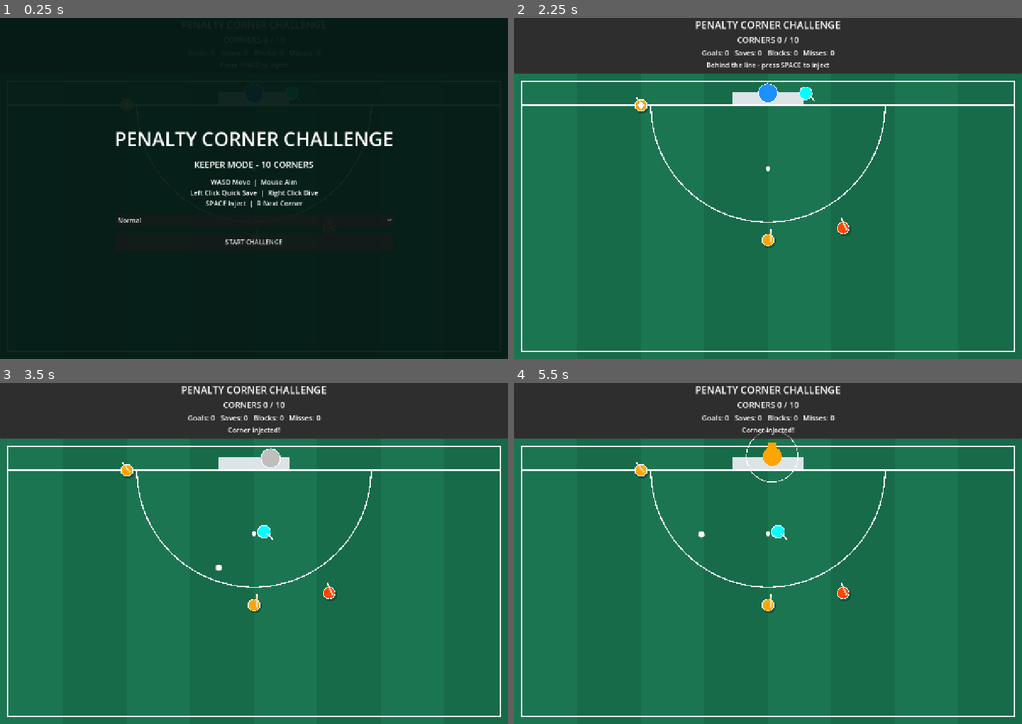
Above: before the commit, frames 1-4 (two rows, left to right).
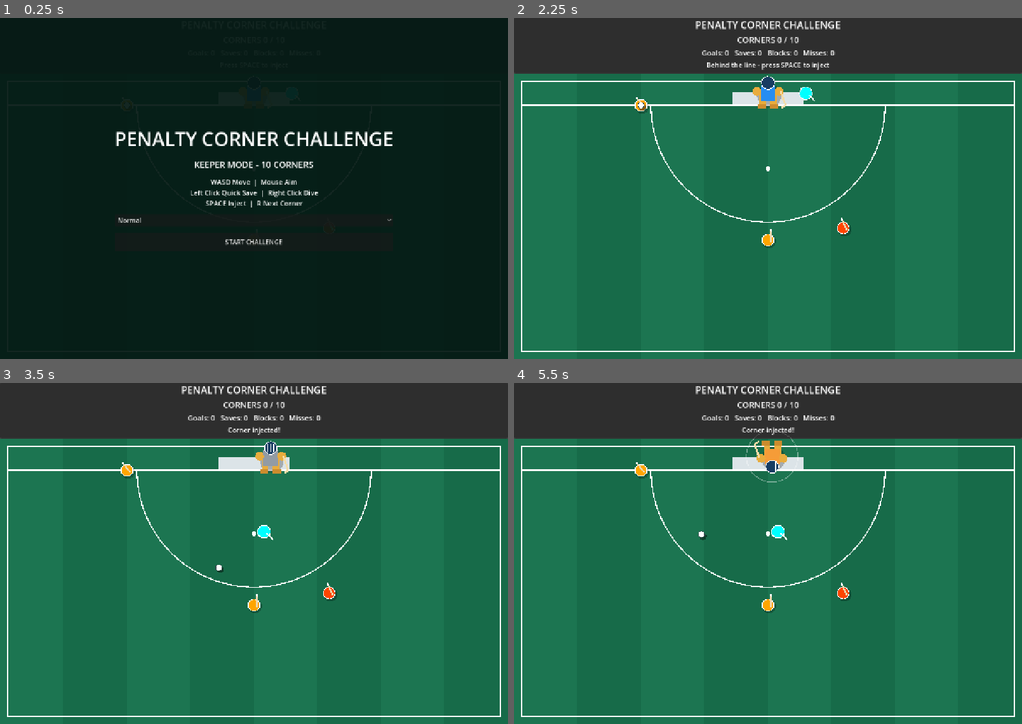
Above: after the commit, the same moments.

Repository: affarf/penalty-corner-challenge
Game: Godot game, scene res://main.tscn
The game is run twice, just before and just after one commit, with the same random seed, the same clock (stepped at 60 frames per second) and the same inputs.
Inputs (mouse positions are in pixels of both pictures, inside the frame that each line leads up to):
- Up to frame 1 (0.25 s): no input
- Up to frame 2 (2.25 s): click "Normal" at 0.5 s; click "Normal" at 1.25 s; click "START CHALLENGE" at 2 s
- Up to frame 3 (3.5 s): tap Space at 2.75, 3.02 s; move the mouse to (365, 536) at 2.77 s; hold D (move_right) from 2.78 s (still down); hold Right mouse button (dive) from 2.78 s (still down)
- Up to frame 4 (5.5 s): move the mouse to (666, 570) at 3.52 s; release D (move_right) at 3.53 s; release Right mouse button (dive) at 3.53 s; hold S (move_down) 3.53-4.28 s; right-click (666, 570) at 3.6 s; tap Space at 3.77, 5, 5.27 s; move the mouse to (818, 478) at 4.27 s; hold D (move_right) 4.28-5.03 s; hold Right mouse button (dive) 4.28-5.03 s; tap R at 4.35 s; move the mouse to (742, 621) at 5.02 s; hold W (move_up) from 5.03 s (still down); tap 1 at 5.1 s; right-click (742, 621) at 5.3 s

The runs differ from the first frame. In frame 2, 0.3% of the frame differs, in the area x 24-54%, y 16-28%; in frame 3, 0.4%; in frame 4, 0.5%, in the area x 36-56%, y 13-47%.

Commit message:
Add goalkeeper equipment visuals and aerial ball indicators

Diff:
--- a/ball.gd
+++ b/ball.gd
@@ -418,21 +418,28 @@
 
 
 
+
 func _draw() -> void:
-	# Ground shadow marks actual pitch location.
-	if ball_height > 1.0:
-		draw_circle(
-			Vector2.ZERO,
-			BALL_RADIUS,
-			Color(0.0, 0.0, 0.0, 0.35)
-		)
-
-	# Elevated ball appears above its shadow.
+	var height_ratio: float = clampf(
+		ball_height / 145.0,
+		0.0,
+		1.0
+	)
+
+	# Shadow remains at the true ground position.
+	draw_circle(
+		Vector2(4, 5),
+		9.0 + height_ratio * 3.0,
+		Color(0, 0, 0, 0.45)
+	)
+
+	# Aerial ball is visually displaced
 	var visual_offset := Vector2(
 		0.0,
-		-ball_height * 0.35
-	)
-
+		-ball_height * 0.55
+	)
+
+	# Ball body
 	draw_circle(
 		visual_offset,
 		BALL_RADIUS,
@@ -445,9 +452,31 @@
 		0.0,
 		TAU,
 		24,
-		Color.DARK_GRAY,
+		Color("#384C51"),
 		1.5
 	)
+
+	# Height meter appears for elevated shots.
+	if ball_height > 2.0:
+		var meter_position := Vector2(19, -24)
+
+		draw_rect(
+			Rect2(meter_position, Vector2(5, 32)),
+			Color(0, 0, 0, 0.5)
+		)
+
+		var filled: float = height_ratio * 32.0
+
+		draw_rect(
+			Rect2(
+				meter_position.x,
+				meter_position.y + 32.0 - filled,
+				5.0,
+				filled
+			),
+			Color("#FFD166")
+		)
+
 
 
 func set_difficulty(level: Difficulty) -> void:
--- a/goalkeeper.gd
+++ b/goalkeeper.gd
@@ -263,44 +263,132 @@
 	print("Ball injected! Goalkeeper released.")
 
 
+
 func _draw() -> void:
-	var body_color := Color.DODGER_BLUE
+	var suit_color := Color("#268DF2")
 
 	match state:
 		State.QUICK_SAVE:
-			body_color = Color.YELLOW
+			suit_color = Color("#F0D151")
 		State.DIVING:
-			body_color = Color.ORANGE
+			suit_color = Color("#F59C38")
 		State.RECOVERING:
-			body_color = Color.GRAY
-
-	draw_circle(Vector2.ZERO, 24.0, body_color)
-
+			suit_color = Color("#929BA4")
+
+	# Dark shadow beneath the keeper
+	draw_circle(
+		Vector2(3, 6),
+		30.0,
+		Color(0, 0, 0, 0.25)
+	)
+
+	# Rotate the drawn body during a dive.
+	# This does not rotate the physics body.
+	var visual_angle: float = 0.0
+
+	if state == State.DIVING:
+		visual_angle = Vector2.DOWN.angle_to(
+			dive_direction
+		)
+
+	draw_set_transform(
+		Vector2.ZERO,
+		visual_angle,
+		Vector2.ONE
+	)
+
+	# Leg guards
+	draw_rect(
+		Rect2(-22, 3, 17, 29),
+		Color("#E8AC3D")
+	)
+	draw_rect(
+		Rect2(5, 3, 17, 29),
+		Color("#E8AC3D")
+	)
+
+	# Kickers
+	draw_rect(
+		Rect2(-26, 27, 21, 12),
+		Color("#CC8C2E")
+	)
+	draw_rect(
+		Rect2(5, 27, 21, 12),
+		Color("#CC8C2E")
+	)
+
+	# Body protector
+	draw_rect(
+		Rect2(-19, -21, 38, 40),
+		suit_color
+	)
+
+	# Gloves
+	draw_circle(
+		Vector2(-28, -5),
+		11.0,
+		Color("#E8AC3D")
+	)
+	draw_circle(
+		Vector2(28, -5),
+		11.0,
+		Color("#E8AC3D")
+	)
+
+	# Goalkeeper stick
+	draw_line(
+		Vector2(32, -5),
+		Vector2(44, 31),
+		Color("#F5DCA8"),
+		5.0
+	)
+	draw_line(
+		Vector2(44, 31),
+		Vector2(34, 37),
+		Color("#F5DCA8"),
+		5.0
+	)
+
+	# Helmet
+	draw_circle(
+		Vector2(0, -26),
+		16.0,
+		Color("#173C62")
+	)
 	draw_arc(
-		Vector2.ZERO,
-		get_save_reach(),
+		Vector2(0, -26),
+		16.0,
 		0.0,
 		TAU,
-		40,
+		24,
 		Color.WHITE,
 		2.0
 	)
 
-	if state == State.DIVING:
-		var forward: Vector2 = dive_direction.normalized()
-		var sideways: Vector2 = Vector2(
-			-forward.y,
-			forward.x
-		)
-
-		var body_points := PackedVector2Array([
-			forward * 34.0 + sideways * 10.0,
-			forward * 34.0 - sideways * 10.0,
-			-forward * 10.0 - sideways * 10.0,
-			-forward * 10.0 + sideways * 10.0
-		])
-
-		draw_colored_polygon(
-			body_points,
-			Color.ORANGE
-		)
+	# Helmet grille
+	for x in [-8.0, 0.0, 8.0]:
+		draw_line(
+			Vector2(x, -37),
+			Vector2(x, -15),
+			Color.WHITE,
+			1.5
+		)
+
+	# Restore default drawing transform
+	draw_set_transform(
+		Vector2.ZERO,
+		0.0,
+		Vector2.ONE
+	)
+
+	# Only show save coverage when active
+	if can_save():
+		draw_arc(
+			Vector2.ZERO,
+			get_save_reach(),
+			0.0,
+			TAU,
+			40,
+			Color(1, 1, 1, 0.40),
+			2.0
+		)
